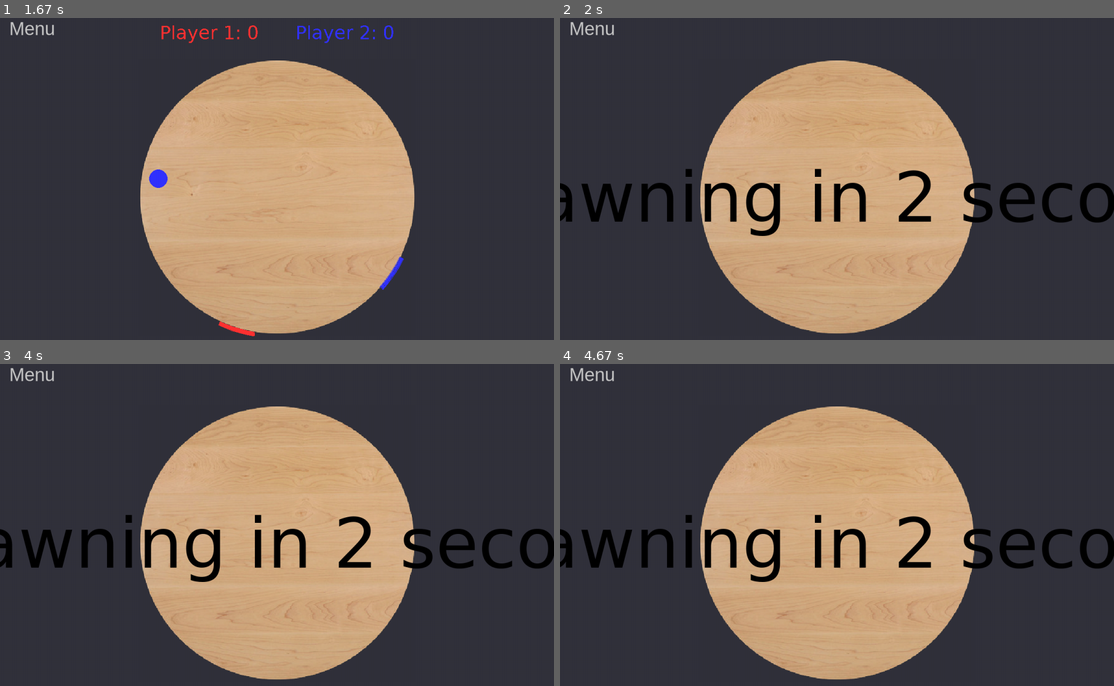
Above: before the commit, frames 1-4 (two rows, left to right).
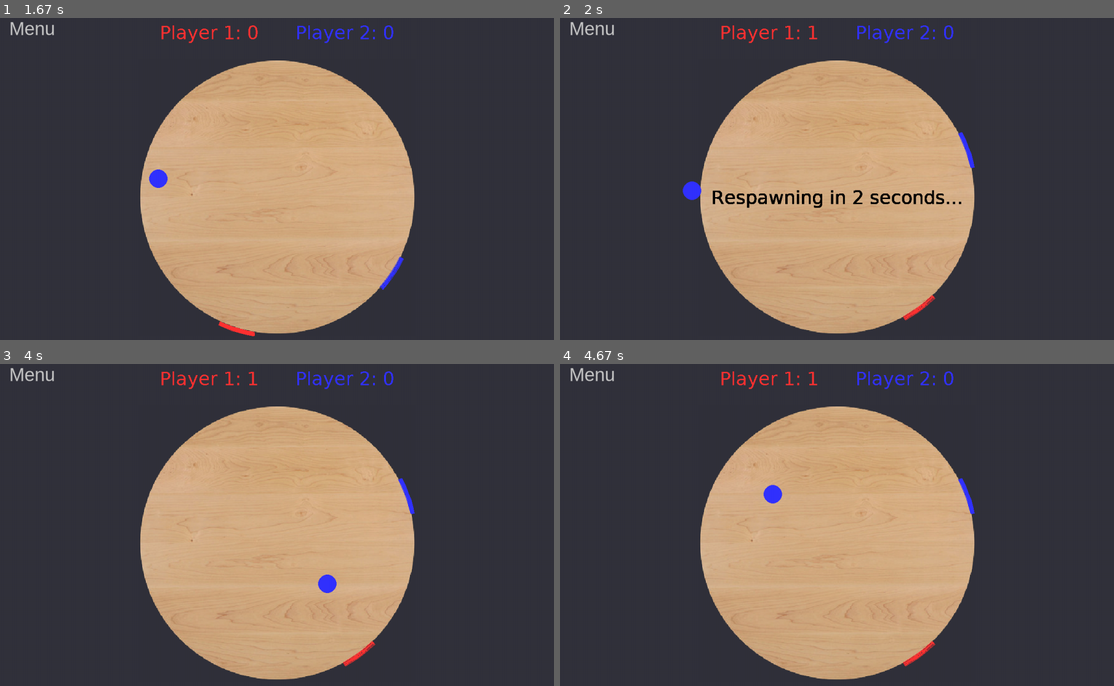
Above: after the commit, the same moments.

Repository: sandhyarottoo/phys-hackathon-2023
Game: pygame game, started from main.py
Same seed, same stepped clock (60 frames per second), same inputs: the game is played once before the commit and once after it.
Inputs (mouse positions are in pixels of both pictures, inside the frame that each line leads up to):
- Up to frame 1 (1.67 s): click (277, 220) at 0.38 s; hold Right 0.67-1.13 s; hold Right 1.17-1.63 s; hold D 1.17-1.63 s
- Up to frame 2 (2 s): hold Left from 1.67 s (still down); hold A from 1.67 s (still down)
- Up to frame 3 (4 s): release Left at 2.2 s; release A at 2.2 s
- Up to frame 4 (4.67 s): no input

Frame 1 is identical in both runs. In frame 2, 5.5% of the frame differs, in the area x 0-100%, y 2-95%; in frame 3, 5.0%; in frame 4, 5.0%.

Commit message:
respawn and end game messages work

Diff:
--- a/main.py
+++ b/main.py
@@ -1,6 +1,7 @@
 import pygame
 import numpy as np
 import sys
+import os
 
 # global player2_score = 0
 # global player1_score = 0
@@ -154,6 +155,8 @@
         pos_cartesian = polar_to_cartesian(self.pos)
         self.rect.center = (pos_cartesian.x, pos_cartesian.y)
 
+        self.respawn = False
+
     def getForce(self, sources):
         #each object in sources must have a computeForce(self.pos, other.pos) method
         force = pygame.Vector2(0, 0)
@@ -169,6 +172,8 @@
 
 
     def update(self, force_sources,player1,player2):
+
+        self.respawn = False
 
         if pygame.sprite.collide_mask(self,player1) or pygame.sprite.collide_mask(self,player2):
 
@@ -182,6 +187,7 @@
 
             if abs(self.vel.x) < 50 or abs(self.vel.y) > 50:
                 self.vel.x *= -1.25
+                self.vel.y *= 0.8
             else:
                 self.vel.x *= -1.08
 
@@ -202,28 +208,13 @@
             self.color = PLAYER2_COLOR
 
         #when the ball leaves the disk
-        if abs(self.pos.x) > PLAYER_RADIUS+PLAYER_WIDTH:
+        if abs(self.pos.x) > PLAYER_RADIUS+PLAYER_WIDTH and player1.score < MAX_SCORE and player2.score < MAX_SCORE:
             if self.color == PLAYER1_COLOR:
                 player2.score += 1
             else:
                 player1.score += 1
-            text = pygame.font.SysFont('verdana', 150).render('Respawning in 2 seconds...', True, black)
-            screen.blit(text, text.get_rect(center = screen.get_rect().center))
-            pygame.time.wait(2000)
-            self.pos = pygame.Vector2(PLAYER_RADIUS/10,np.random.sample()*2*np.pi)
-            self.vel = pygame.Vector2(np.random.sample()*100,np.random.sample()*10)
-            pygame.time.wait(2000)
-
-        if player1.score == MAX_SCORE:
-            text = font.render("Congratulations Player 1!",False, black)
-            screen.blit(text, text.get_rect(center = screen.get_rect().center))
-            pygame.time.wait(5000)
-            menu()
-        if player2.score == MAX_SCORE:
-            text = font.render("Congratulations Player 2!",False, black)
-            screen.blit(text, text.get_rect(center = screen.get_rect().center))
-            pygame.time.wait(5000)
-            menu()
+            self.respawn = True
+
 
 
         pygame.draw.circle(self.image, self.color, (self.radius, self.radius), self.radius)
@@ -289,6 +280,7 @@
 
 
 
+
 ########## GAME ##########
 
 # pygame setup
@@ -337,11 +329,9 @@
 players.add(player2)
 
 # Scoreboard setup
-# =============================================================================
-# P1Score = pygame.font.SysFont('verdana', 40).render(f"Player 1: {player1.score}", False, player1.color)
-# P2Score = pygame.font.SysFont('verdana', 40).render(f"Player 2: {player1.score}", False, player2.color)
-#
-# =============================================================================
+P1Score = pygame.font.SysFont('verdana', 40).render(f"Player 1: {player1.score}", False, player1.color)
+P2Score = pygame.font.SysFont('verdana', 40).render(f"Player 2: {player1.score}", False, player2.color)
+
 scoreboard = scoreboard(player1,player2)
 
 # Starts function
@@ -414,7 +404,7 @@
     global dt
     # organize music
     music.stop()
-    music.load("MultiMedia/Star Wars - Duel Of The Fates 8 - BIT REMIX.mp3")
+    music.load("/Users/sandhya/phys-hackathon-2023/MultiMedia/Star Wars - Duel Of The Fates 8 - BIT REMIX.mp3")
     music.play(loops=-1) # -1 loops music indefinitely
 
     # reset initial player and circle positions
@@ -457,7 +447,29 @@
         screen.blit(scoreboard.P1Score, (WIDTH/2-scoreboard.P1Score.get_width()-40, 20))
         screen.blit(scoreboard.P2Score, (WIDTH/2+40, 20))
 
-
+        text_time = 0
+        game_over = False
+        current_time = pygame.time.get_ticks()
+        if player1.score == MAX_SCORE:
+            text = font.render("Congratulations Player 1!",False, black)
+            text_time = current_time + 2000
+            game_over = True
+            circle.respawn = False
+        if player2.score == MAX_SCORE:
+            text = font.render("Congratulations Player 2!",False, black)
+            text_time = current_time + 2000
+            game_over = True
+            circle.respawn = False
+        if circle.respawn:
+            text_time = current_time + 2000
+            text = pygame.font.SysFont('verdana', 40).render('Respawning in 2 seconds...', True, black)
+        while pygame.time.get_ticks() < text_time:
+            screen.blit(text, text.get_rect(center = screen.get_rect().center))
+            circle.pos = pygame.Vector2(PLAYER_RADIUS/10,np.random.sample()*2*np.pi)
+            circle.vel = pygame.Vector2(np.random.sample()*100,np.random.sample()*10)
+            pygame.display.update()
+        if game_over:
+            menu()
 
 
 
